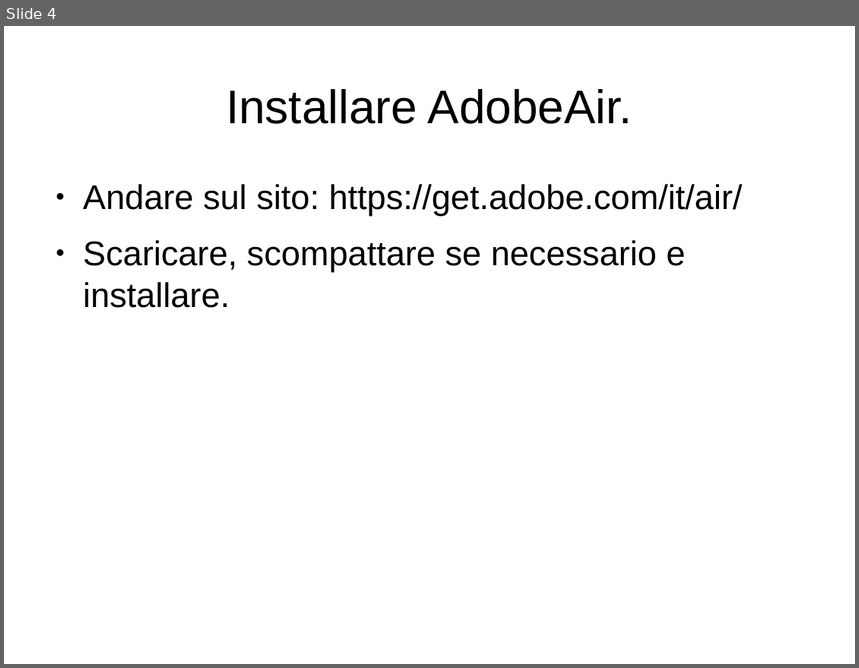
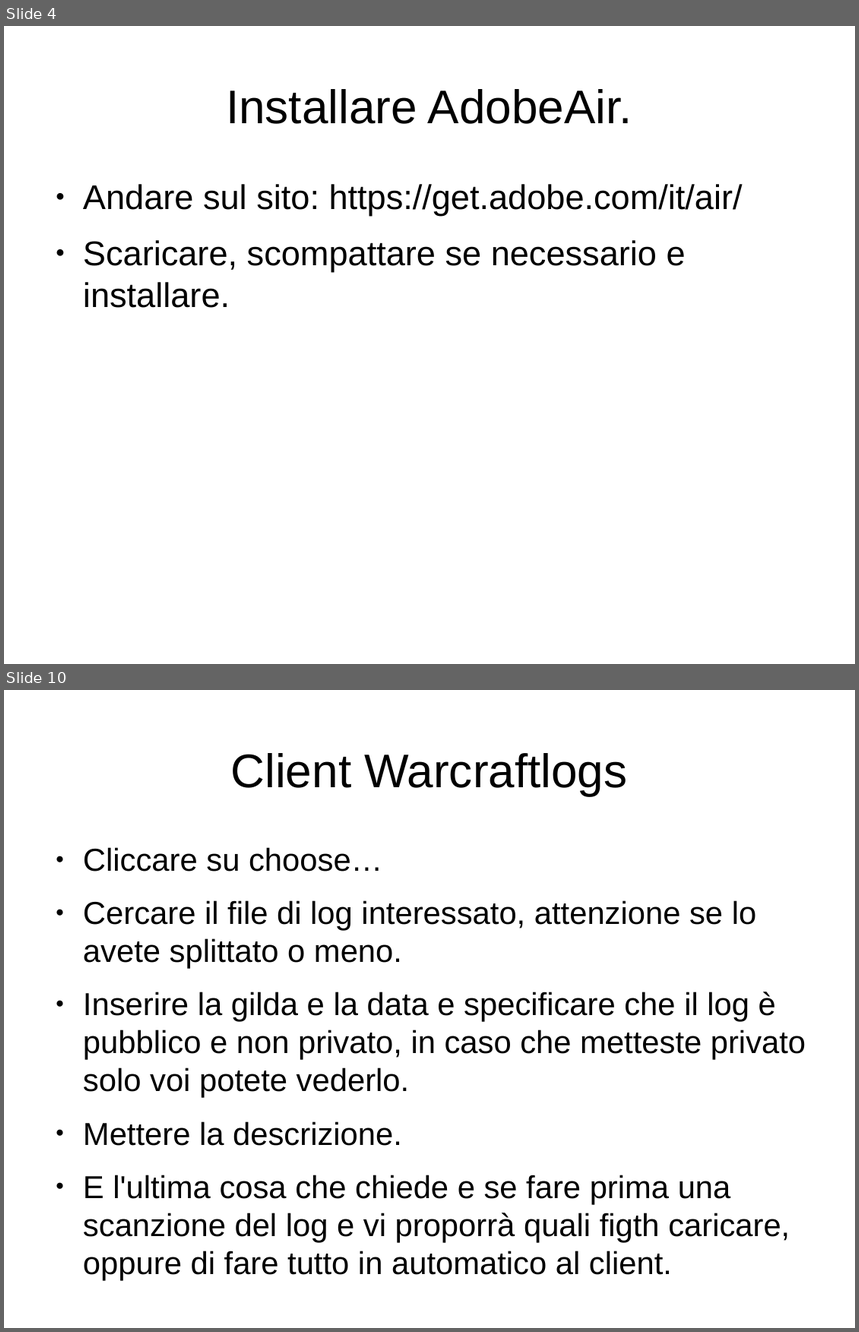
Before and after one commit to sasshaa/Documenti-della-gilda, a slide deck: caricare i log/caricare i log.odp. Shown one above the other, each under a label of ours: slide 4 before the commit, slides 4 and 10 after it; the slides between them are not shown. The pictures are 859x668 and 859x1332 pixels, drawn with LibreOffice and Linux fonts; fonts in the diff are those of the drawing. Boxes give left, top, right and bottom in pixels: in the first picture for what was removed or moved away, otherwise in the second. Text is boxed around its words. In the diff, an @@ line names an element or a change of style, - is before the commit and + after.

Commit message:
finita la guida per caricare i log

```diff
--- a/caricare i log/caricare i log.odp
+++ b/caricare i log/caricare i log.odp
@@ slide 10 added at box(4, 690, 855, 1328), background #FFFFFF @@
@@ title added at box(231, 753, 627, 796), 44 pt, text #000000 @@
+Client Warcraftlogs
@@ text added at box(83, 847, 806, 1281), 29.6 pt, text #000000 @@
+● Cliccare su choose…
+● Cercare il file di log interessato, attenzione se lo avete splittato o meno.
+● Inserire la gilda e la data e specificare che il log è pubblico e non privato, in caso che metteste privato solo voi potete vederlo.
+● Mettere la descrizione.
+● E l'ultima cosa che chiede e se fare prima una scanzione del log e vi proporrà quali figth caricare, oppure di fare tutto in automatico al client.
```
Also in this commit, not shown: 1 slide changed, 4 other slides added, 1 slide removed, 1 other file.
